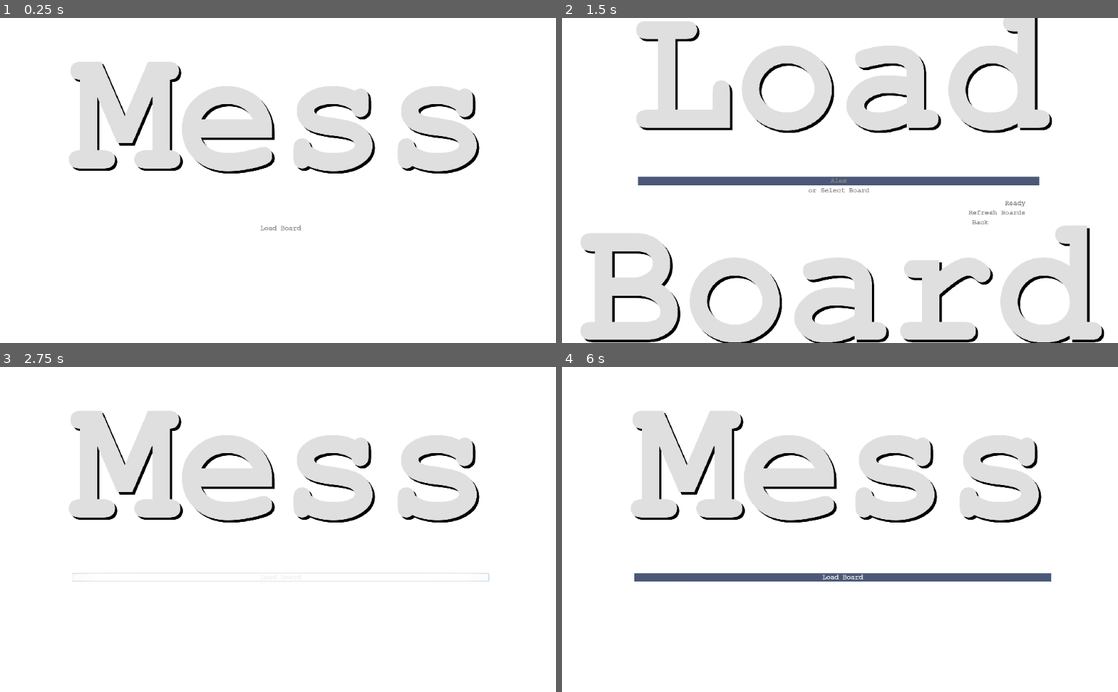
Above: before the commit, frames 1-4 (two rows, left to right).
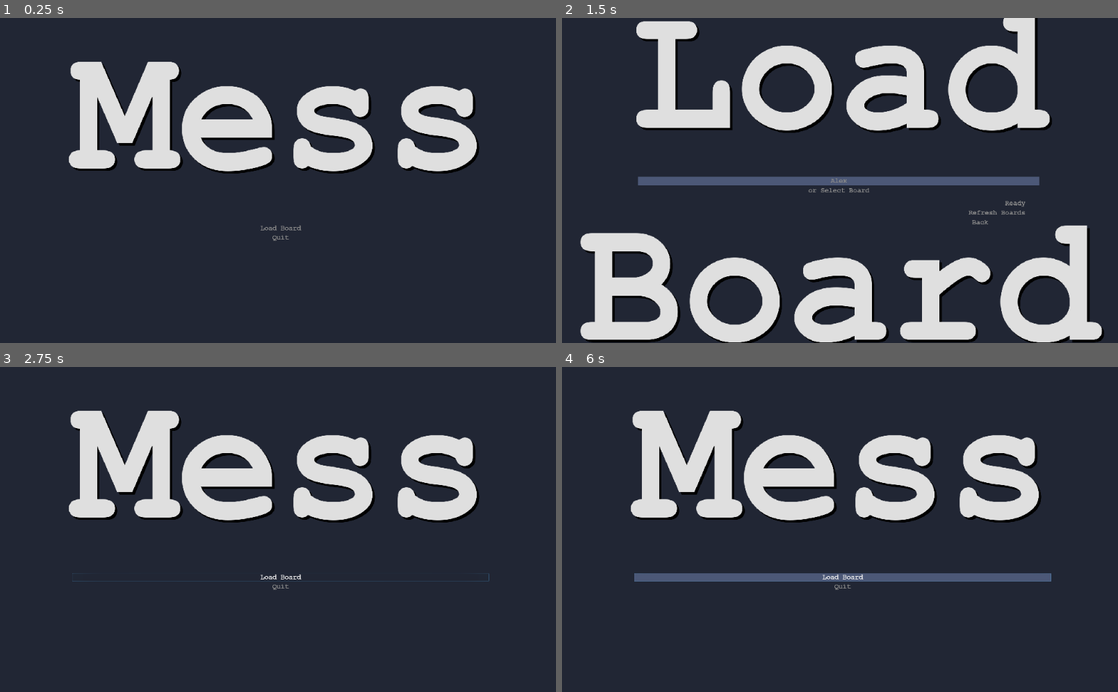
Above: after the commit, the same moments.

Repository: Roboticy3/Mess
Game: Godot game, scene res://Scenes/main_menu.tscn
Same seed, same stepped clock (60 frames per second), same inputs: the game is played once before the commit and once after it.
Inputs (mouse positions are in pixels of both pictures, inside the frame that each line leads up to):
- Up to frame 1 (0.25 s): no input
- Up to frame 2 (1.5 s): click "Load Board" at 0.5 s; click (840, 180) at 1.27 s; type "Alex" at 1.35 s
- Up to frame 3 (2.75 s): click "Back" at 2 s
- Up to frame 4 (6 s): move the mouse to (962, 513) at 2.77 s; hold D (mv_right) 2.78-3.53 s; click (962, 513) at 2.85 s; move the mouse to (728, 545) at 3.52 s; hold S (mv_back) 3.53-4.28 s; right-click (728, 545) at 3.6 s; move the mouse to (895, 458) at 4.27 s; hold D (mv_right) 4.28-5.03 s; hold Ctrl (ctrl) 4.28-5.03 s; move the mouse to (812, 594) at 5.02 s; hold W (mv_forward) 5.03-5.78 s; click (812, 594) at 5.1 s; move the mouse to (1006, 578) at 5.77 s; hold A (mv_left) from 5.78 s (still down); hold Right mouse button (ck_1) from 5.78 s (still down)

The runs differ from the first frame. In frame 1, 88% of the frame differs, in the area x 0-100%, y 0-100%; in frame 2, 73%; in frame 3, 88%; in frame 4, 86%.

Commit message:
Improved UI scripts and added quit buttons

Diff:
--- a/Materials/DwithHighlights.tres
+++ b/Materials/DwithHighlights.tres
@@ -7,7 +7,7 @@
 //Shader created by Pablo Ibarz on 6/8/2022
 //spatial shader with default settings
 shader_type spatial;
-render_mode blend_mix,depth_draw_alpha_prepass,cull_disabled,diffuse_burley,specular_schlick_ggx;
+render_mode blend_mix,depth_draw_alpha_prepass,cull_disabled,unshaded;
 
 //the front color of highlighted squares
 uniform vec4 front : hint_color;
--- a/Objects/Instruction/Instruction.gd
+++ b/Objects/Instruction/Instruction.gd
@@ -213,19 +213,15 @@
 #nullable bool allows for failed parses to return null instead of 0.0
 func parse(var string=contents, var nullable:bool = false):
 
-	#first try and convert the string into a float using the float constructor
-	var f := float(string)
-	#if this outputs zero, it could've failed, implying a more complex expression
-	#in these cases, run the rest of the method, otherwise return f
-	if f != 0: return f
-
 	#create Expression to parse off of
 	var expression = Expression.new()
 
 	#use parse method and then execute method
 	var err:int = expression.parse(string)
 	#if the parse fails, default to 0
-	if err > 0: return 0.0
+	if err > 0:
+		if nullable: return null
+		return 0.0
 
 	#I assume parse breaks up the string into numbers and operators, and execute takes those and does the computation
 	#Fill in the first two arguments with their default values to reach "p_show_error" and set it to false to clean up the debugger
@@ -236,6 +232,7 @@
 		#never return null unless user asks for it so other code doesn't have to type-check the result
 		if nullable: return null
 		return 0.0
+
 	return n
 
 #convert instruction text to string array of words for easier parsing
--- a/Objects/Loading/LoadScene.gd
+++ b/Objects/Loading/LoadScene.gd
@@ -8,9 +8,13 @@
 #and assign a set of properties matching values.
 
 #scene to move to
-export (PackedScene) var scene:PackedScene
+export (String, FILE, "*.tscn,*.scn") var scene_path:String
+var scene
 #signal to load the scene
 export (String) var load_signal := "button_up"
+
+#if set to false, change_scene() will fully execute even if path is left blank
+export (bool) var require_data := true
 
 #board path to be sent to the next scene
 export (String) var path := ""
@@ -23,6 +27,7 @@
 
 #connect the release of this button to changing the scene
 func _ready():
+	scene = load(scene_path)
 	current = get_tree()
 	var con_error:int = connect(load_signal, self, "change_scene")
 	if con_error > 0: print(name + " has no signal \"" + load_signal + "\"")
@@ -30,7 +35,7 @@
 #change the scene
 func change_scene():
 
-	if path.empty():
+	if path.empty() && require_data:
 		emit_signal("failed_to_load")
 		return
 
--- a/Objects/Player/Player.gd
+++ b/Objects/Player/Player.gd
@@ -168,6 +168,7 @@
 		#otherwise, return uv square of board
 		else:
 			var uv = uv_query.query(position)
+			print(uv)
 			square = BoardConverter.uv_to_square(board_mesh.size, uv)
 
 		#handle square selection
--- a/Objects/UI/AlwaysVisible.gd
+++ /dev/null
@@ -1,8 +0,0 @@
-class_name AlwaysVisible
-extends Node
-
-#AlwaysVisible class by Pablo Ibarz
-#created July 2022
-#does nothing without SwitchMenu class
-
-#basically this is a flag for SwitchMenu to not hide whatever this script is attached to when is switching menus
--- /dev/null
+++ b/Objects/UI/Quit.gd
@@ -0,0 +1,9 @@
+extends Node
+
+export (String) var quit_signal:String = "button_down"
+
+func _ready():
+	connect(quit_signal, self, "quit")
+
+func quit():
+	get_tree().quit()
--- a/Objects/UI/SwitchMenu.gd
+++ b/Objects/UI/SwitchMenu.gd
@@ -1,33 +1,80 @@
 class_name SwitchMenu
-extends Control
+extends Node
 
 #SwitchMenu class by Pablo Ibarz
 #Created July 2022
 
 #Given a NodePath to a container, hide everything but its node and its children when this button is pressed
 
-export (NodePath) var menu_path
+export (NodePath) var menu_path:NodePath
 #child element of node from menu_path to auto-focus
-export (NodePath) var focus_path
+export (NodePath) var focus_path:NodePath
+
+#signal path and name
+export (NodePath) var signal_path:NodePath
+export (String) var signal_name := "button_down"
+
+#if true, signal_name will be interpereted as a string argument for Input methods instead of a signal
+export (bool) var is_signal_input := false
+
+#if true, switch() will not hide siblings of the node in menu_path,
+#making an overlay effect as long as that menu does not opaquely cover the screen
+export (bool) var is_overlay := false
 
 #set of nodes to not hide
-const EXCLUDE:Array = ["Background"]
+const EXCLUDE:PoolStringArray = PoolStringArray(
+	["Background"]
+	)
 
 #get the node from the given path and its siblings
 var node:Node
 var focus:Control
+var signal_node:Node
 var siblings:Array
 func _ready():
+	#get the nodes from the paths above
 	node = get_node(menu_path)
 	focus = get_node(focus_path) as Control
-	focus.set_focus_mode(Control.FOCUS_ALL)
+	#allow the focus node to gain the focus of the viewport
+	if focus != null: focus.set_focus_mode(Control.FOCUS_ALL)
+
+	#get the siblings of this node to iterate through in switch
 	siblings = node.get_parent().get_children()
 
-#iterate through siblings and hide all the ones that do not match the target node
-func _pressed():
+	#if signal is from a node in the scene, try to get a node from signal_path and connect its signal to switch()
+	if !is_signal_input:
+		#if signal path is invalid, make signal node this node
+		signal_node = get_node_or_null(signal_path)
+		if signal_node == null: connect(signal_name, self, "switch")
+		else:
+			signal_node.connect(signal_name, self, "switch")
+		#also make this kind of SwitchMenu unable to process, since this is only necessary for Input-based signals
+		set_process(false)
+
+func _process(_delta):
+	if Input.is_action_just_pressed(signal_name):
+		switch()
+
+#switch from this menu to another, or from another menu back
+func switch():
+	#if node is already visible, invert the process
+	var vis := true
+	if node.get("visible"): vis = false
+
+	#iterate through siblings and hide all the ones that do not match the target node
 	for s in siblings:
+		#if this is the target node unhide it and focus it, then skip to the next node
 		if s == node:
-			s.set("visible", true)
-			focus.grab_focus()
+			s.set("visible", vis)
+			if focus != null: focus.grab_focus()
 			continue
-		if !(s is AlwaysVisible): s.set("visible", false)
+
+		#check if the node is in the list of excluded names, or if is_overlay is checked
+		var hide := !is_overlay
+		if hide: for e in EXCLUDE:
+			if e.match(s.name):
+				hide = false
+				break
+
+		#based on the above loop, hide or do not hide this node
+		if hide: s.set("visible", !vis)
--- a/Scenes/game.tscn
+++ b/Scenes/game.tscn
@@ -9,9 +9,11 @@
 [ext_resource path="res://Materials/UVs.tres" type="Material" id=7]
 [ext_resource path="res://Materials/DwithHighlights.tres" type="Material" id=8]
 [ext_resource path="res://Objects/Loading/DataPasser.gd" type="Script" id=9]
-
-[sub_resource type="SpatialMaterial" id=1]
-albedo_color = Color( 0.839216, 0.054902, 0.054902, 1 )
+[ext_resource path="res://Objects/UI/SwitchMenu.gd" type="Script" id=10]
+[ext_resource path="res://UI/Themes/MenuTheme.tres" type="Theme" id=11]
+[ext_resource path="res://Objects/Loading/LoadScene.gd" type="Script" id=12]
+[ext_resource path="res://Objects/UI/ScaleToWindow.gd" type="Script" id=13]
+[ext_resource path="res://Objects/UI/Quit.gd" type="Script" id=14]
 
 [sub_resource type="SphereShape" id=2]
 radius = 0.20507
@@ -21,10 +23,6 @@
 
 [node name="Spatial" type="Spatial"]
 script = ExtResource( 9 )
-
-[node name="Debug" type="CSGBox" parent="."]
-transform = Transform( 0.01, 0, 0, 0, 0.25, 0, 0, 0, 0.01, 0, -2.08857, 0 )
-material = SubResource( 1 )
 
 [node name="Player" type="KinematicBody" parent="."]
 transform = Transform( 1, 0, 0, 0, 1, 0, 0, 0, 1, 0, 1.9031, 4.16525 )
@@ -43,7 +41,6 @@
 
 [node name="CSGBox" type="CSGBox" parent="Player/Player Camera"]
 transform = Transform( 8.64581e-16, -4.37114e-08, -1, 1, 4.37114e-08, -1.0461e-15, -4.37114e-08, 1, -4.37114e-08, -0.928716, -0.466045, -1.67538 )
-visible = false
 width = 0.803534
 height = 0.002
 depth = 1.31484
@@ -82,3 +79,58 @@
 material = ExtResource( 8 )
 
 [node name="Board Collision" type="CollisionShape" parent="Board"]
+
+[node name="UI" type="Control" parent="."]
+visible = false
+modulate = Color( 1, 1, 1, 0.607843 )
+margin_right = 1920.0
+margin_bottom = 1080.0
+script = ExtResource( 13 )
+
+[node name="ColorRect" type="ColorRect" parent="UI"]
+margin_right = 1920.0
+margin_bottom = 1080.0
+color = Color( 0.133333, 0.152941, 0.207843, 1 )
+
+[node name="Label" type="Label" parent="UI"]
+anchor_left = 0.5
+anchor_right = 0.5
+margin_left = -718.0
+margin_right = 20.0
+margin_bottom = 14.0
+theme = ExtResource( 11 )
+custom_colors/font_color_shadow = Color( 0, 0, 0, 0 )
+text = "Menu"
+align = 1
+
+[node name="HBoxContainer" type="HBoxContainer" parent="UI"]
+anchor_left = 0.15
+anchor_top = 0.887
+anchor_right = 0.85
+anchor_bottom = 0.905
+alignment = 1
+
+[node name="Quit To Menu" type="Button" parent="UI/HBoxContainer"]
+margin_left = 369.0
+margin_right = 649.0
+margin_bottom = 28.0
+theme = ExtResource( 11 )
+text = "    Quit To Menu    "
+script = ExtResource( 12 )
+scene_path = "res://Scenes/main_menu.tscn"
+require_data = false
+
+[node name="Quit To Desktop" type="Button" parent="UI/HBoxContainer"]
+margin_left = 653.0
+margin_right = 975.0
+margin_bottom = 28.0
+theme = ExtResource( 11 )
+text = "    Quit To Desktop    "
+script = ExtResource( 14 )
+
+[node name="SwitchMenu" type="Node" parent="."]
+script = ExtResource( 10 )
+menu_path = NodePath("../UI")
+signal_name = "ui_cancel"
+is_signal_input = true
+is_overlay = true
--- a/Scenes/main_menu.tscn
+++ b/Scenes/main_menu.tscn
@@ -7,9 +7,8 @@
 [ext_resource path="res://Objects/UI/SelectBoard.gd" type="Script" id=5]
 [ext_resource path="res://Objects/UI/PropertyCopier.gd" type="Script" id=6]
 [ext_resource path="res://Objects/UI/ScaleToWindow.gd" type="Script" id=7]
-[ext_resource path="res://Objects/UI/AlwaysVisible.gd" type="Script" id=9]
+[ext_resource path="res://Objects/UI/Quit.gd" type="Script" id=8]
 [ext_resource path="res://Objects/Loading/LoadScene.gd" type="Script" id=10]
-[ext_resource path="res://Scenes/game.tscn" type="PackedScene" id=11]
 
 [sub_resource type="InputEventAction" id=1]
 action = "ui_cancel"
@@ -30,10 +29,7 @@
 anchor_bottom = 1.0
 grow_horizontal = 2
 grow_vertical = 2
-script = ExtResource( 9 )
-__meta__ = {
-"_edit_use_anchors_": false
-}
+color = Color( 0.133333, 0.152941, 0.207843, 1 )
 
 [node name="Title Screen" type="Control" parent="."]
 margin_right = 40.0
@@ -67,7 +63,7 @@
 [node name="Buttons" type="VBoxContainer" parent="Title Screen/Title Frame"]
 margin_top = 685.0
 margin_right = 1440.0
-margin_bottom = 713.0
+margin_bottom = 745.0
 __meta__ = {
 "_edit_use_anchors_": false
 }
@@ -80,6 +76,14 @@
 script = ExtResource( 4 )
 menu_path = NodePath("../../../../Load Board")
 focus_path = NodePath("../../../../Load Board/Center Frame/Input/Board Finder")
+
+[node name="Quit" type="Button" parent="Title Screen/Title Frame/Buttons"]
+margin_top = 32.0
+margin_right = 1440.0
+margin_bottom = 60.0
+theme = ExtResource( 2 )
+text = "Quit"
+script = ExtResource( 8 )
 
 [node name="Load Board" type="Control" parent="."]
 visible = false
@@ -180,7 +184,7 @@
 text = "Ready"
 align = 2
 script = ExtResource( 10 )
-scene = ExtResource( 11 )
+scene_path = "res://Scenes/game.tscn"
 
 [node name="CopyText" type="Control" parent="Load Board/Buttons/Ready"]
 margin_right = 40.0
--- a/project.godot
+++ b/project.godot
@@ -10,11 +10,6 @@
 
 _global_script_classes=[ {
 "base": "Node",
-"class": "AlwaysVisible",
-"language": "GDScript",
-"path": "res://Objects/UI/AlwaysVisible.gd"
-}, {
-"base": "Node",
 "class": "Board",
 "language": "GDScript",
 "path": "res://Objects/Board/Board.gd"
@@ -104,7 +99,7 @@
 "language": "GDScript",
 "path": "res://Objects/UI/SelectBoard.gd"
 }, {
-"base": "Control",
+"base": "Node",
 "class": "SwitchMenu",
 "language": "GDScript",
 "path": "res://Objects/UI/SwitchMenu.gd"
@@ -125,7 +120,6 @@
 "path": "res://Objects/Player/UvQuerier.gd"
 } ]
 _global_script_class_icons={
-"AlwaysVisible": "",
 "Board": "",
 "BoardConverter": "",
 "BoardMesh": "",
Not shown, changed: Notes/log and plan.txt
Not shown: 1 places in Scenes/game.tscn that only renumber resources
Not shown: 1 places in Scenes/main_menu.tscn that only renumber resources
